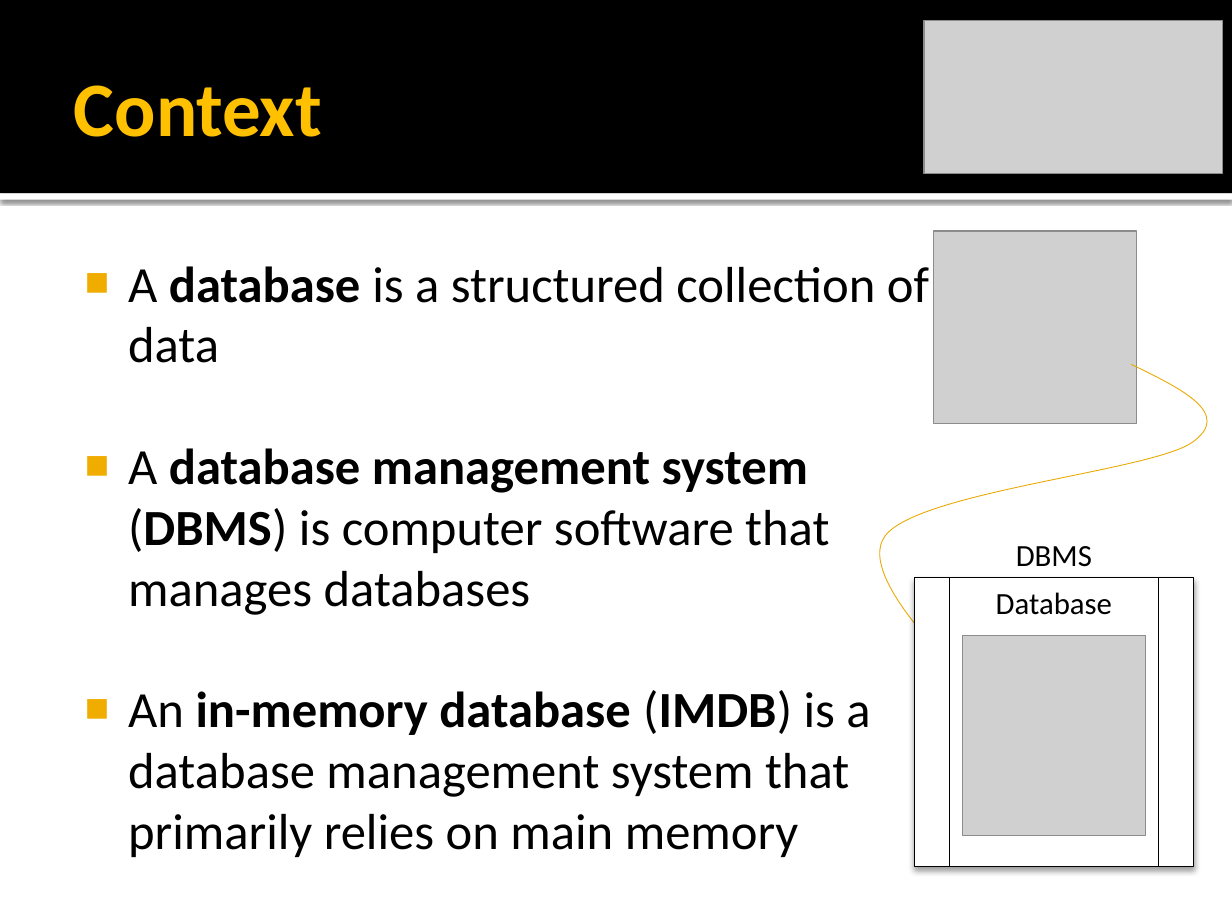
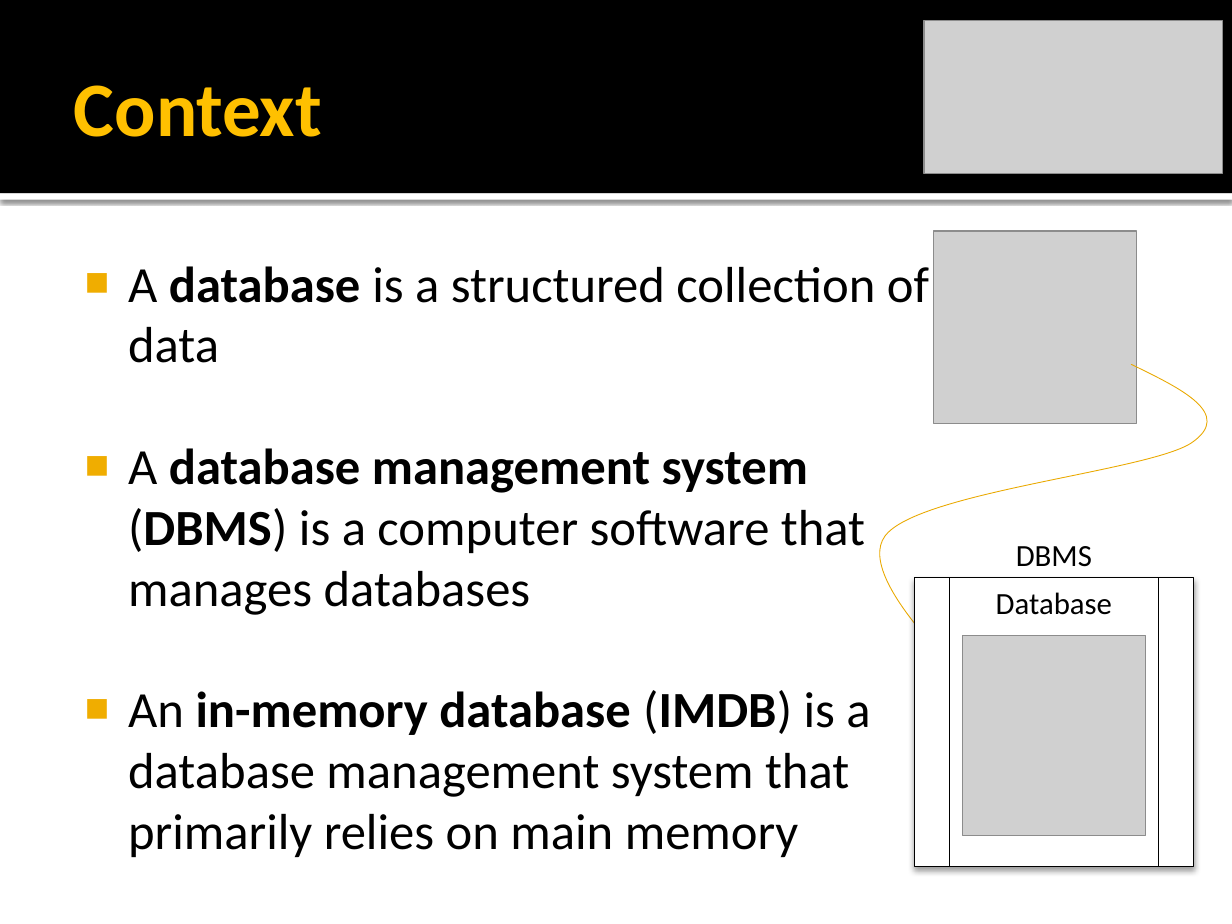
Before and after one commit to rickilama54/portable-db-bench, a slide deck: slide 2 of tesi/presentazione/Barbagallo-IMDB.pptx. Drawn at 1232x924 pixels with LibreOffice and Linux fonts; fonts in the diff are those of the drawing; grey boxes stand for pictures. Boxes give left, top, right and bottom in pixels: in the first picture for what was removed or moved away, otherwise in the second. Text is boxed around its words. In the diff, an @@ line names an element or a change of style, - is before the commit and + after.

```diff
--- a/tesi/presentazione/Barbagallo-IMDB.pptx
+++ b/tesi/presentazione/Barbagallo-IMDB.pptx
@@ text at [128,448,865,615]: text changed @@
-■ A database management system (DBMS) is computer software that manages databases
+■ A database management system (DBMS) is a computer software that manages databases
```
Also in this commit, not shown: 6 other slides changed, 3 slides added.
